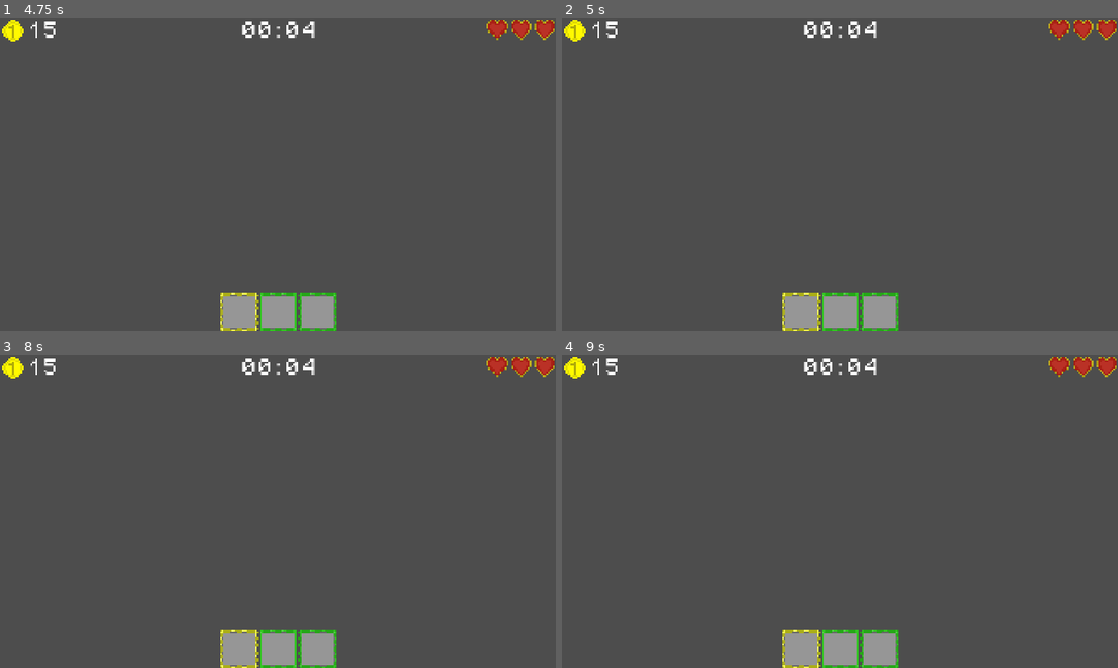
Above: before the commit, frames 1-4 (two rows, left to right).
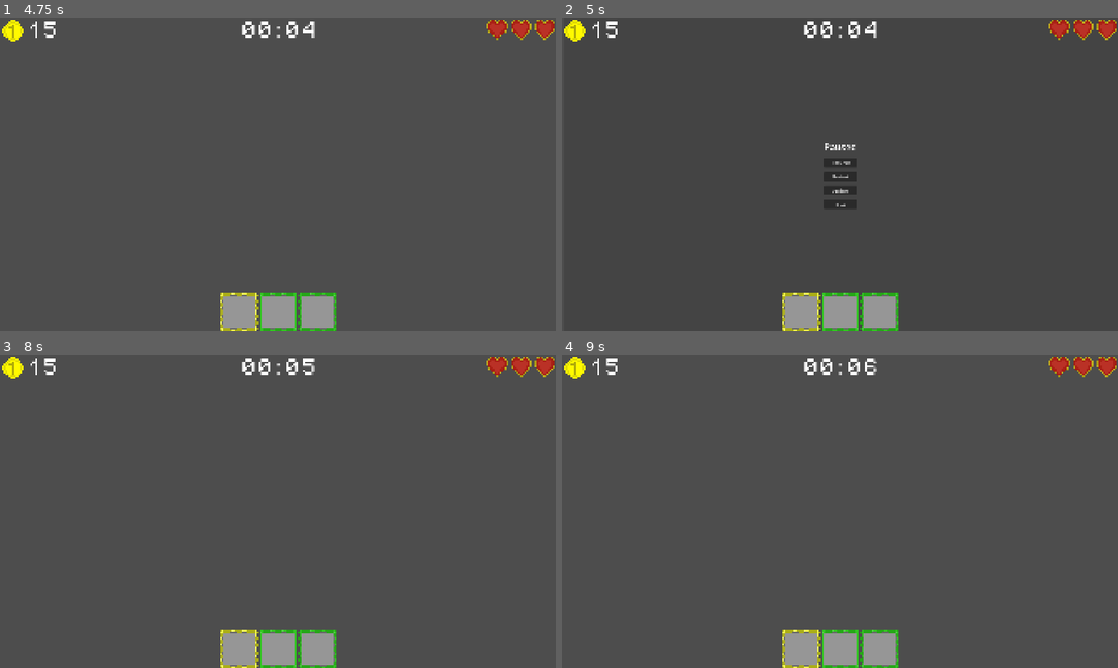
Above: after the commit, the same moments.

Repository: AzureLeaf0/GameJam
Game: Godot game, scene res://scenes/main_menu.tscn
Two runs of this game, one before a commit and one after it. Both use one fixed random seed, a clock stepped at 60 frames per second and the inputs below.
Inputs (mouse positions are in pixels of both pictures, inside the frame that each line leads up to):
- Up to frame 1 (4.75 s): click (122, 249) at 0.5 s; tap Enter every 0.75 s from 1.25 to 4.25 s; move the mouse to (400, 158) at 1.27 s; hold Right (move_right) 1.28-2.78 s; tap E (Interact) at 1.35, 3.6 s; tap Space (jump) at 1.52, 2.27, 3.77, 4.52 s; move the mouse to (166, 190) at 2.02 s; click (166, 190) at 2.1 s; move the mouse to (333, 105) at 2.77 s; hold Left (move_left) 2.78-3.53 s; right-click (333, 105) at 2.85 s; move the mouse to (250, 237) at 3.52 s; hold Right (move_right) from 3.53 s (still down); move the mouse to (444, 221) at 4.27 s; click (444, 221) at 4.35 s
- Up to frame 2 (5 s): keep holding Right (move_right); tap Escape (pause) at 4.9 s
- Up to frame 3 (8 s): release Right (move_right) at 5 s; click (278, 514) at 5 s, where only the run after the commit has a clickable "Restart"; click (278, 514) at 5.75 s, where only the run after the commit has a clickable "Restart"; click (278, 514) at 6.5 s, where only the run after the commit has a clickable "Restart"; click (278, 498) at 7.25 s, where only the run after the commit has a clickable "Resume"
- Up to frame 4 (9 s): tap Enter at 8 s; move the mouse to (673, 464) at 8.02 s; hold Left (move_left) 8.03-8.78 s; right-click (673, 464) at 8.1 s; tap Space (jump) at 8.27 s; move the mouse to (867, 511) at 8.77 s; hold Right (move_right) from 8.78 s (still down); tap E (Interact) at 8.85 s

Frame 1 is identical in both runs. In frame 2, 0.7% of the frame differs, in the area x 47-53%, y 40-62%; in frame 3, less than 0.1%; in frame 4, less than 0.1%.

Commit message:
return of the pause menu

Diff:
--- a/gamejam/scenes/map.tscn
+++ b/gamejam/scenes/map.tscn
@@ -13,12 +13,10 @@
 
 [node name="Map" type="Node2D"]
 
-[node name="PauseMenu" parent="." instance=ExtResource("10_blm8a")]
-process_mode = 3
-offset_left = -400.0
-offset_top = -400.0
-offset_right = -400.0
-offset_bottom = -400.0
+[node name="CanvasLayerforPauseMenu" type="CanvasLayer" parent="."]
+
+[node name="PauseMenu" parent="CanvasLayerforPauseMenu" instance=ExtResource("10_blm8a")]
+visible = false
 
 [node name="player" parent="." instance=ExtResource("1_4xfga")]
 position = Vector2(148000, -13600)
--- a/gamejam/scenes/pause_menu.tscn
+++ b/gamejam/scenes/pause_menu.tscn
@@ -3,12 +3,14 @@
 [ext_resource type="Script" uid="uid://cugnb538jimh6" path="res://scenes/pause_menu.gd" id="1_n87rw"]
 
 [node name="PauseMenu" type="Control"]
-process_mode = 1
+process_mode = 3
 visible = false
 layout_mode = 3
-anchors_preset = 15
-anchor_right = 1.0
-anchor_bottom = 1.0
+anchors_preset = 8
+anchor_left = 0.5
+anchor_top = 0.5
+anchor_right = 0.5
+anchor_bottom = 0.5
 grow_horizontal = 2
 grow_vertical = 2
 script = ExtResource("1_n87rw")
@@ -19,6 +21,10 @@
 anchors_preset = 15
 anchor_right = 1.0
 anchor_bottom = 1.0
+offset_left = -957.0
+offset_top = -540.0
+offset_right = 961.0
+offset_bottom = 541.0
 grow_horizontal = 2
 grow_vertical = 2
 color = Color(0.25098, 0.25098, 0.25098, 0.705882)
